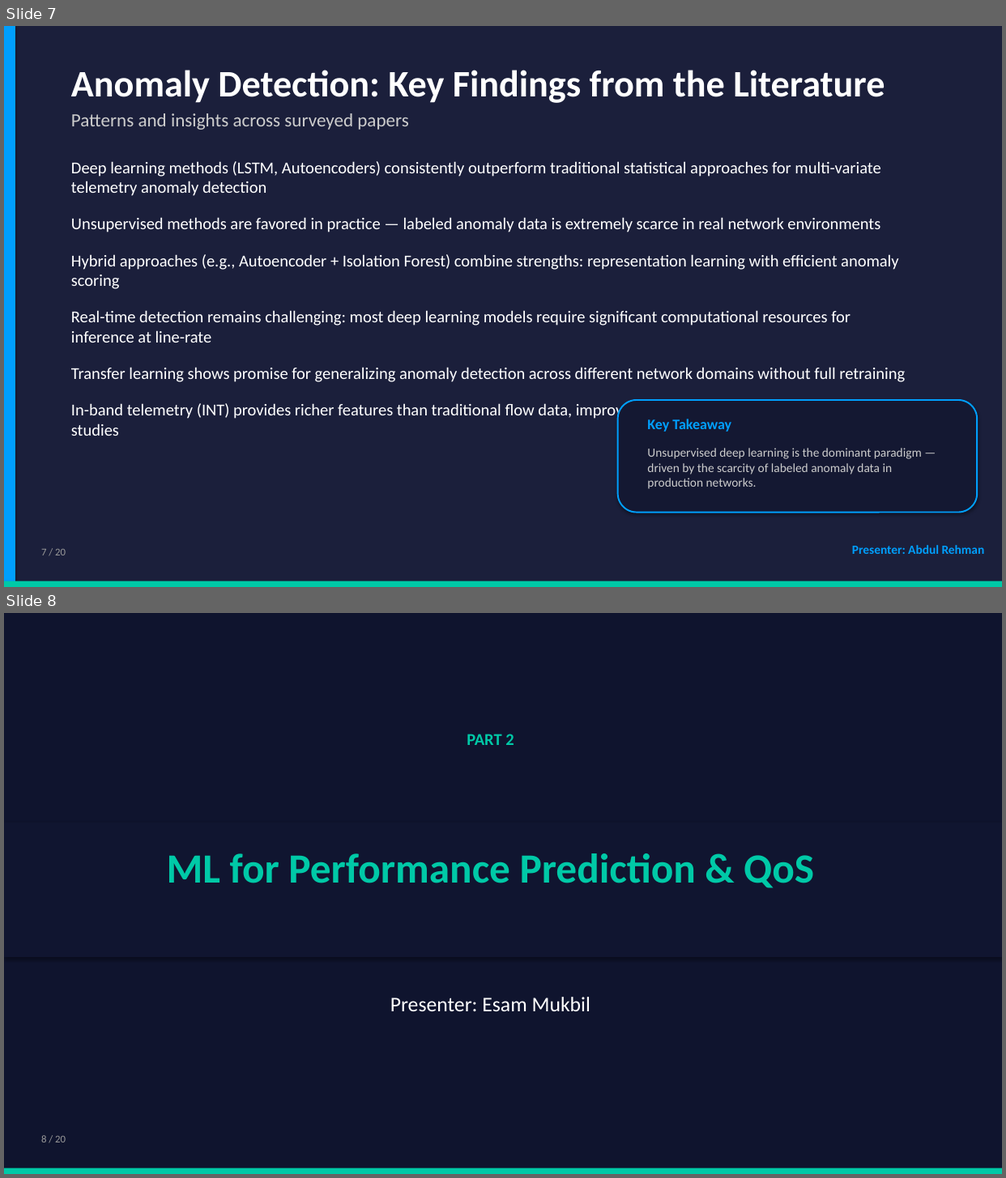
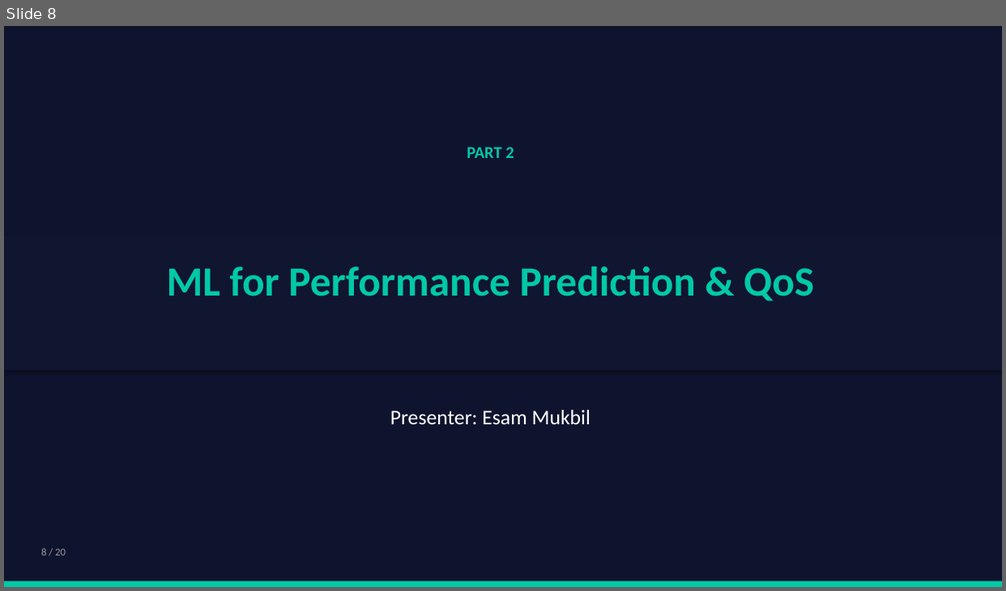
Before and after one commit to dkabduli/NET3006-Project, a slide deck: NET3006A-ML-Network-Telemetry/presentation/NET3006A_ML_Network_Telemetry_Presentation.pptx. Shown one above the other, each under a label of ours: slides 7 and 8 before the commit, slide 8 after it. The pictures are 1006x1178 and 1006x591 pixels, drawn with LibreOffice and Linux fonts; fonts in the diff are those of the drawing. Boxes give left, top, right and bottom in pixels: in the first picture for what was removed or moved away, otherwise in the second. Text is boxed around its words. In the diff, an @@ line names an element or a change of style, - is before the commit and + after.

```diff
--- a/NET3006A-ML-Network-Telemetry/presentation/NET3006A_ML_Network_Telemetry_Presentation.pptx
+++ b/NET3006A-ML-Network-Telemetry/presentation/NET3006A_ML_Network_Telemetry_Presentation.pptx
@@ slide 7 removed at (4,26,1002,587), background #1B1F3B @@
@@ rectangle removed at (4,26,15,587) @@
@@ text removed at (71,70,884,103) @@
-Anomaly Detection: Key Findings from the Literature
@@ text removed at (71,113,408,130) @@
-Patterns and insights across surveyed papers
@@ text removed at (71,161,914,436) @@
-Deep learning methods (LSTM, Autoencoders) consistently outperform traditional statistical approaches for multi-variate telemetry anomaly detection
-Unsupervised methods are favored in practice — labeled anomaly data is extremely scarce in real network environments
-Hybrid approaches (e.g., Autoencoder + Isolation Forest) combine strengths: representation learning with efficient anomaly scoring
-Real-time detection remains challenging: most deep learning models require significant computational resources for inference at line-rate
-Transfer learning shows promise for generalizing anomaly detection across different network domains without full retraining
-In-band telemetry (INT) provides richer features than traditional flow data, improving detection accuracy by 15–25% in recent studies
@@ rounded rectangle removed at (618,400,978,513) @@
@@ text removed at (647,419,731,432) @@
-Key Takeaway
@@ text removed at (647,448,922,489) @@
-Unsupervised deep learning is the dominant paradigm — driven by the scarcity of labeled anomaly data in production networks.
@@ text removed at (41,549,66,556) @@
-7 / 20
@@ text removed at (852,545,985,554) @@
-Presenter: Abdul Rehman
@@ rectangle removed at (4,582,1002,587) @@
```
Also in this commit, not shown: 8 slides changed, 7 slides added, 6 other slides removed, 2 other files.
